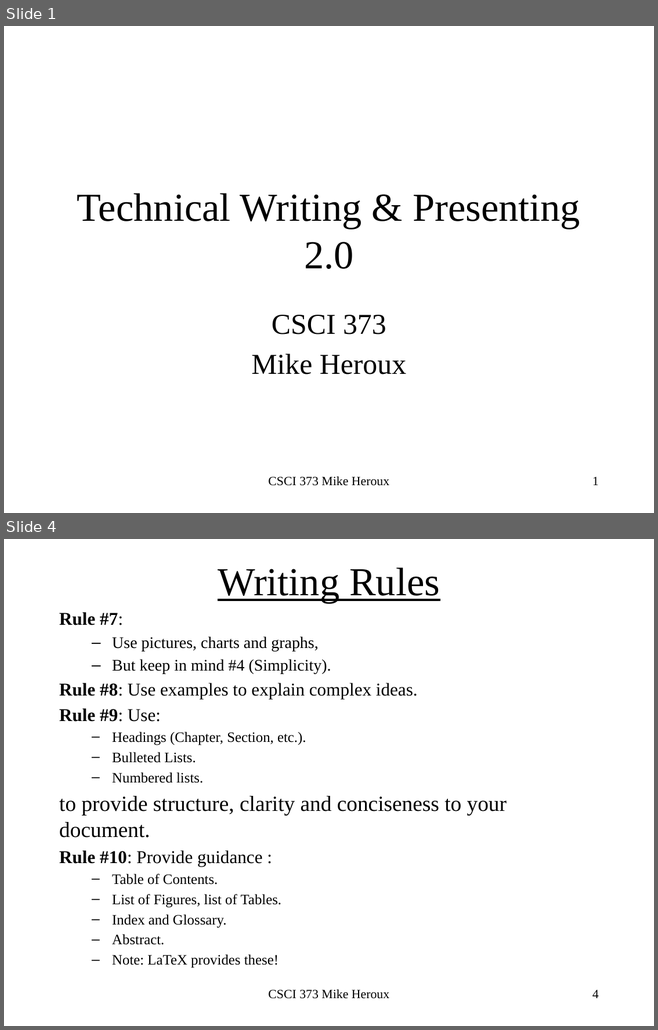
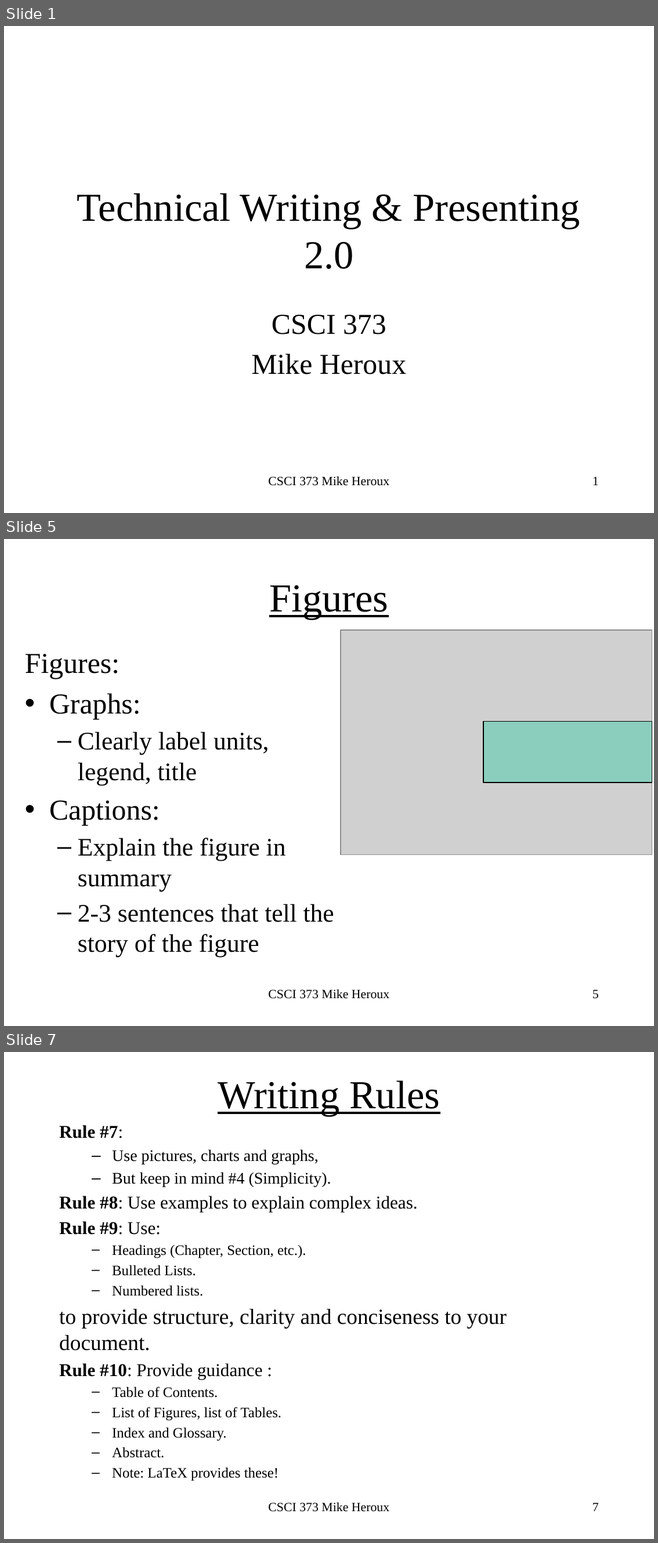
Before and after one commit to maherou/Teaching, a slide deck: files/CS373/TechWritingSpeaking2.0.pptx. Shown one above the other, each under a label of ours: slides 1 and 4 before the commit, slides 1, 5 and 7 after it; the slides between them are not shown. The pictures are 658x1030 and 658x1543 pixels, drawn with LibreOffice and Linux fonts; fonts in the diff are those of the drawing; grey boxes stand for pictures. Boxes give left, top, right and bottom in pixels: in the first picture for what was removed or moved away, otherwise in the second. Text is boxed around its words. In the diff, an @@ line names an element or a change of style, - is before the commit and + after.

```diff
--- a/files/CS373/TechWritingSpeaking2.0.pptx
+++ b/files/CS373/TechWritingSpeaking2.0.pptx
@@ slide 5 added at bbox=[4, 539, 654, 1026], background #FFFFFF @@
@@ title added at bbox=[269, 585, 388, 619], 44 pt, text #000000, underline @@
+Figures
@@ picture added at bbox=[340, 630, 652, 855] @@
@@ text added at bbox=[25, 654, 334, 957], 28 pt, text #000000 @@
+Figures:
+• Graphs:
+  – Clearly label units, legend, title
+• Captions:
+  – Explain the figure in summary
+  – 2-3 sentences that tell the story of the figure
@@ rectangle added at bbox=[484, 722, 652, 783], fill #00CC99 at 33% opacity, outline #000000 0.75 pt @@
@@ text added at bbox=[268, 990, 389, 999], 14 pt, text #000000 @@
+CSCI 373 Mike Heroux
@@ page number added at bbox=[592, 990, 598, 999], 14 pt, text #000000 @@
+5
@@ what was slide 4 is now slide 7 @@
@@ page number at bbox=[592, 1503, 598, 1511]: text changed @@
-4
+7
```
Also in this commit, not shown: 2 slides changed, 2 other slides added, 1 other file.
